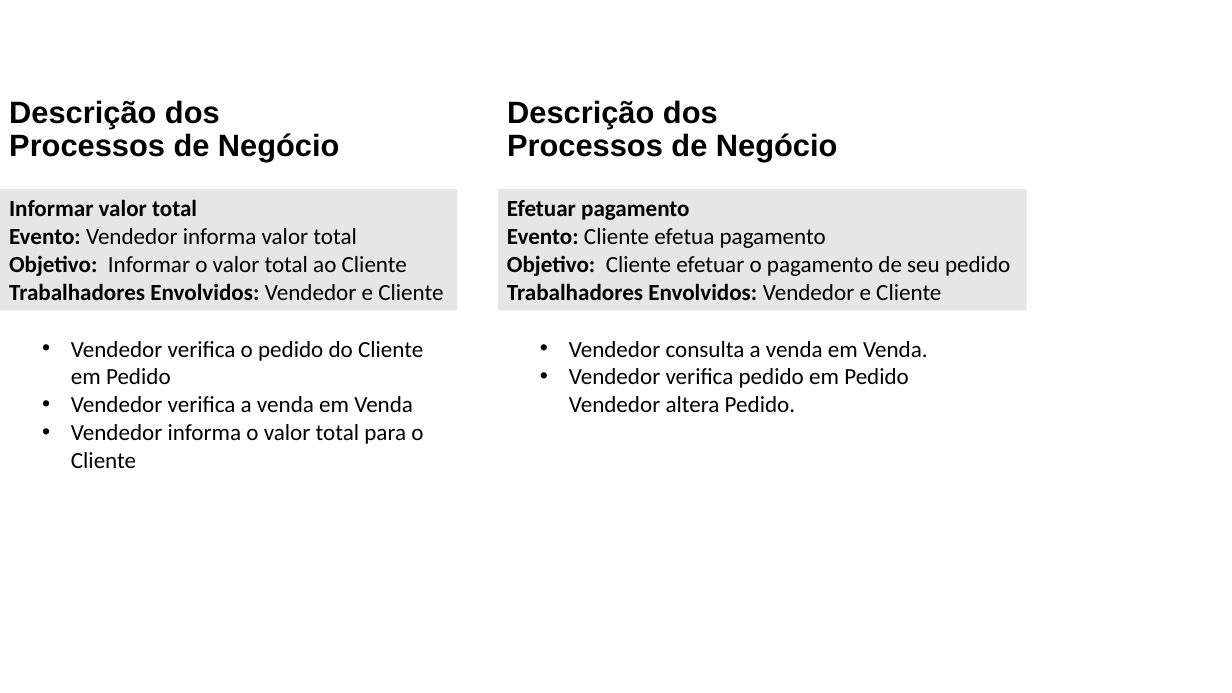
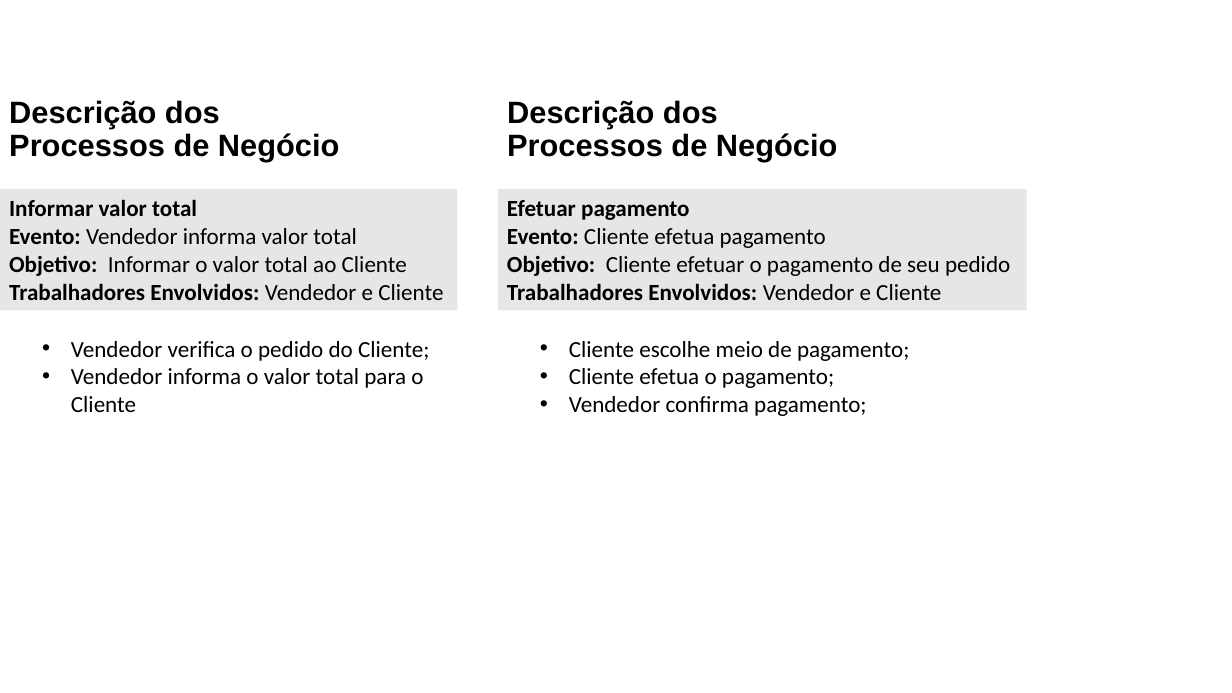
Before and after one commit to lucaskurata/Engenharia-de-Requisitos-Ericson, a slide deck: slide 4 of ACS/AC5/LucasKurata_AC5.pptx. Drawn at 1232x693 pixels with LibreOffice and Linux fonts; fonts in the diff are those of the drawing. Boxes give left, top, right and bottom in pixels: in the first picture for what was removed or moved away, otherwise in the second. Text is boxed around its words. In the diff, an @@ line names an element or a change of style, - is before the commit and + after.

```diff
--- a/ACS/AC5/LucasKurata_AC5.pptx
+++ b/ACS/AC5/LucasKurata_AC5.pptx
@@ text at (71, 341, 429, 361): text changed @@
-• Vendedor verifica o pedido do Cliente em Pedido
-• Vendedor verifica a venda em Venda
+• Vendedor verifica o pedido do Cliente;
@@ text at (569, 341, 909, 416): text changed @@
-• Vendedor consulta a venda em Venda.
-• Vendedor verifica pedido em Pedido
-  Vendedor altera Pedido.
+• Cliente escolhe meio de pagamento;
+• Cliente efetua o pagamento;
+• Vendedor confirma pagamento;
```
Also in this commit, not shown: 1 other slide changed.
